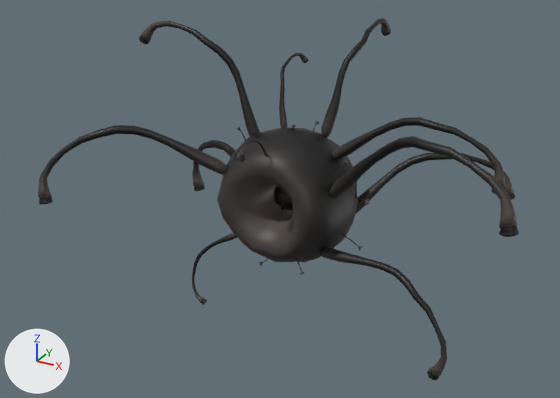
Two versions of the FBX model Assets/HelloPico2/Data/Model/Char/CHRBoss.fbx, one commit apart.
Rendered twice from a 50 mm lens placed at (0.949, -1.78, 0.87), pointed at (-0.032, 0.002, -0.021). Every picture has the same lights, and +X, +Y and +Z are marked at lower left. Where no turn or scale is listed for an object, it has been applied to the vertices.

The scene before the commit, as lines of its bpy script (objects in view):
```python
ob_larm2 = bpy.data.objects.new('LArm2', me_larm2)
ob_larm2.parent = ob_bossgrp
ob_larm2.location = (16.17, 5.183, 5.698)
ob_larm2.rotation_euler = (-0.0641, -0.354, 0.212)  # degrees (-3.7, -20, 12)
ob_larm2.scale = (1.11, 1.11, 1.11)
ob_larm3 = bpy.data.objects.new('LArm3', me_larm3)
ob_larm3.parent = ob_bossgrp
ob_larm3.location = (12.57, -12.8, 5.377)
ob_larm3.rotation_euler = (0.0, -0.214, -0.491)  # degrees (0, -12, -28)
ob_larm3.scale = (0.899, 0.899, 0.899)
ob_larm4 = bpy.data.objects.new('LArm4', me_larm4)
ob_larm4.parent = ob_bossgrp
ob_larm4.location = (11.5, -10.07, -10.59)
ob_larm4.rotation_euler = (0.0, 0.548, 0.192)  # degrees (0, 31, 11)
ob_larm5 = bpy.data.objects.new('LArm5', me_larm5)
ob_larm5.parent = ob_bossgrp
ob_larm5.location = (6.297, 15.34, -8.804)
ob_larm5.rotation_euler = (1.594, 0.878, 1.413)  # degrees (91, 50, 81)
ob_larm5.scale = (0.818, 0.818, 0.818)
ob_rarm1 = bpy.data.objects.new('RArm1', me_rarm1)
ob_rarm1.parent = ob_bossgrp
ob_rarm1.location = (-11.22, 11.61, -1.629)
ob_rarm1.rotation_euler = (0.0, -3.142, -0.647)  # degrees (0, -180, -37)
ob_rarm1.scale = (0.941, 0.941, -0.941)
ob_rarm2 = bpy.data.objects.new('RArm2', me_rarm2)
ob_rarm2.parent = ob_bossgrp
ob_rarm2.location = (-16.17, 5.183, 5.698)
ob_rarm2.rotation_euler = (0.101, -2.698, 0.17)  # degrees (5.8, -155, 10)
ob_rarm2.scale = (1.11, 1.11, -1.11)
ob_rarm3 = bpy.data.objects.new('RArm3', me_rarm3)
ob_rarm3.parent = ob_bossgrp
ob_rarm3.location = (-12.57, -12.8, 5.377)
ob_rarm3.rotation_euler = (0.0, -2.928, 1.127)  # degrees (0, -168, 65)
ob_rarm3.scale = (0.53, 0.53, -0.53)
ob_rarm4 = bpy.data.objects.new('RArm4', me_rarm4)
ob_rarm4.parent = ob_bossgrp
ob_rarm4.location = (-11.5, -10.07, -10.59)
ob_rarm4.rotation_euler = (0.0, 2.593, 0.275)  # degrees (0, 149, 16)
ob_rarm4.scale = (1.18, 1.18, -1.18)
ob_rarm5 = bpy.data.objects.new('RArm5', me_rarm5)
ob_rarm5.parent = ob_bossgrp
ob_rarm5.location = (-6.297, 15.34, -8.804)
ob_rarm5.rotation_euler = (1.512, 0.88, 1.802)  # degrees (87, 50, 103)
ob_rarm5.scale = (0.531, 0.531, -0.531)
# also in view: 'BodyMesh' at (-0.001, -0.001, 0.001); 'LArm1' at (0.349, 0.014, 0.196)
```
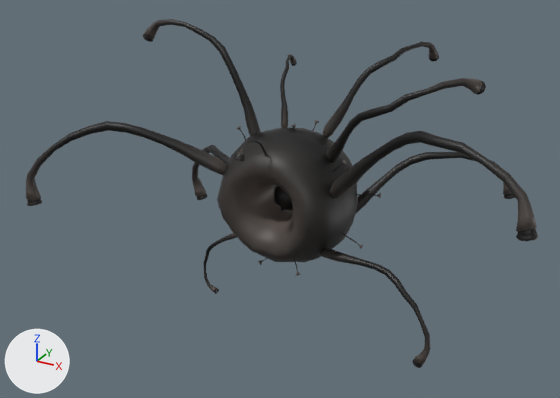
The edits, one by one:
Object 'RArm4' (ob_rarm4) turns from (0, 149, 16) to (0, 150, 20) degrees about x, y and z.
Object 'RArm4' (ob_rarm4) is rescaled from (1.18, 1.18, -1.18) to (1.2, 1.2, 1.2).
Object 'LArm5' (ob_larm5) turns from (91, 50, 81) to (60, 45, 45) degrees about x, y and z.
Object 'RArm2' (ob_rarm2) turns from (5.8, -155, 10) to (5, -155, 10) degrees about x, y and z.
Object 'RArm2' (ob_rarm2) is rescaled from (1.11, 1.11, -1.11) to (1.2, 1.2, 1.2).
Object 'RArm1' (ob_rarm1) turns from (0, -180, -37) to (0, -180, -38) degrees about x, y and z.
Object 'RArm1' (ob_rarm1) is rescaled from (0.941, 0.941, -0.941) to (0.94, 0.94, 0.94).
Object 'LArm3' (ob_larm3) turns from (0, -12, -28) to (0, -12, -30) degrees about x, y and z.
Object 'LArm3' (ob_larm3) is rescaled from (0.899, 0.899, 0.899) to (0.8, 0.8, 0.8).
Object 'RArm3' (ob_rarm3) turns from (0, -168, 65) to (0, 180, 65) degrees about x, y and z.
Object 'RArm3' (ob_rarm3) is rescaled from (0.53, 0.53, -0.53) to (0.5, 0.5, 0.5).
Object 'LArm1' (ob_larm1) turns from (0, 0, 2.5) to (62, 0, 35) degrees about x, y and z.
Object 'RArm5' (ob_rarm5) turns from (87, 50, 103) to (-60, 130, -60) degrees about x, y and z.
Object 'RArm5' (ob_rarm5) is rescaled from (0.531, 0.531, -0.531) to (0.54, 0.54, 0.54).
Object 'LArm2' (ob_larm2) is rescaled from (1.11, 1.11, 1.11) to (1.2, 1.2, 1.2).
Object 'LArm4' (ob_larm4) turns from (0, 31, 11) to (0, 30, 12) degrees about x, y and z.

Location of each change, [x1, y1, x2, y2] in pixels of the pictures (560 x 398 px):
'LArm2', rescaled (10% wider, 9% taller): before [330, 136, 518, 228]; after [330, 131, 537, 231]
'RArm2', turned, rescaled: before [38, 125, 226, 198]; after [26, 121, 227, 200]
'LArm1', turned: before [332, 117, 506, 187]; after [326, 78, 482, 162]
'LArm3', turned, rescaled: before [319, 248, 447, 376]; after [319, 249, 430, 364]
'LArm5', turned: before [321, 18, 390, 138]; after [323, 41, 438, 138]
'RArm1', turned, rescaled: before [141, 21, 260, 137]; after [145, 19, 261, 136]
'LArm4', turned: before [355, 153, 514, 214]; after [355, 152, 512, 214]
'RArm4', turned, rescaled: before [192, 140, 236, 187]; after [192, 145, 230, 197]
'RArm5', turned, rescaled: before [279, 53, 307, 128]; after [280, 54, 296, 128]
'RArm3', turned, rescaled: before [192, 233, 237, 303]; after [203, 233, 237, 292]
'LHand2', rescaled (10% wider, 8% taller): before [499, 225, 519, 237]; after [516, 228, 538, 241]
'RHand2', turned, rescaled: before [39, 197, 53, 205]; after [27, 198, 42, 206]
'LHand3', turned, rescaled: before [427, 370, 439, 380]; after [413, 359, 423, 368]
'RHand4', turned, rescaled: before [194, 185, 205, 191]; after [197, 193, 208, 200]
'RHand1', turned, rescaled: before [139, 34, 149, 44]; after [143, 33, 153, 42]
'LHand1', turned: before [491, 187, 506, 194]; after [476, 80, 486, 95]
'LHand4', turned: before [509, 192, 516, 200]; after [504, 193, 515, 199]
'LHand5', turned: before [381, 29, 391, 36]; after [429, 55, 439, 61]
'RHand3', turned, rescaled: before [201, 299, 207, 305]; after [214, 289, 219, 294]
